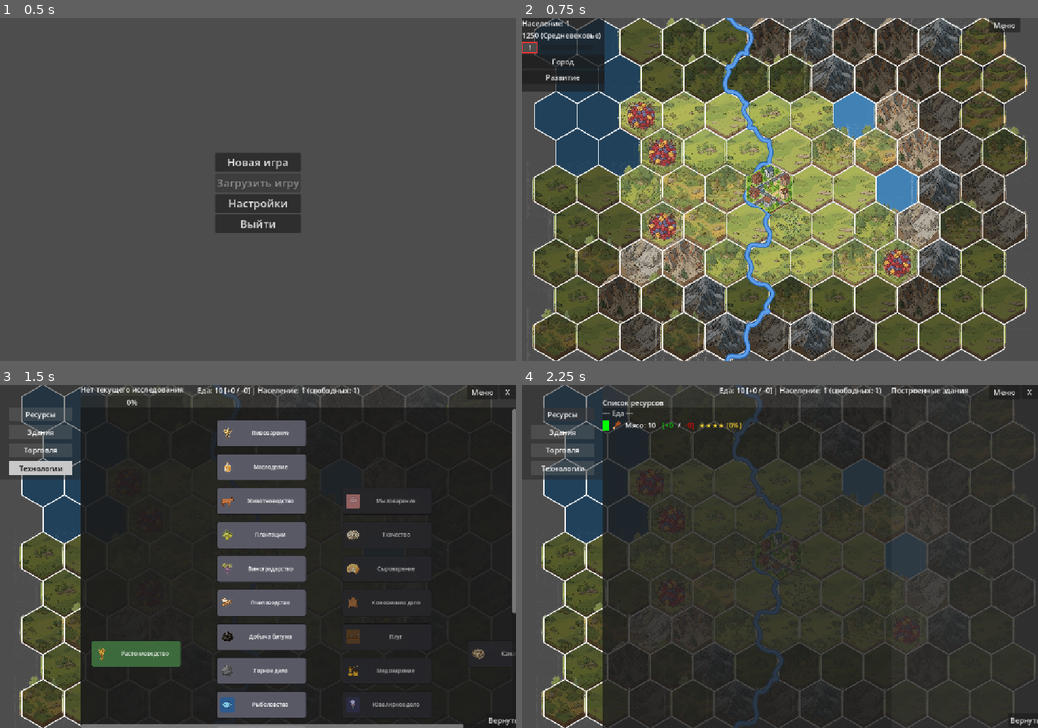
Above: before the commit, frames 1-4 (two rows, left to right).
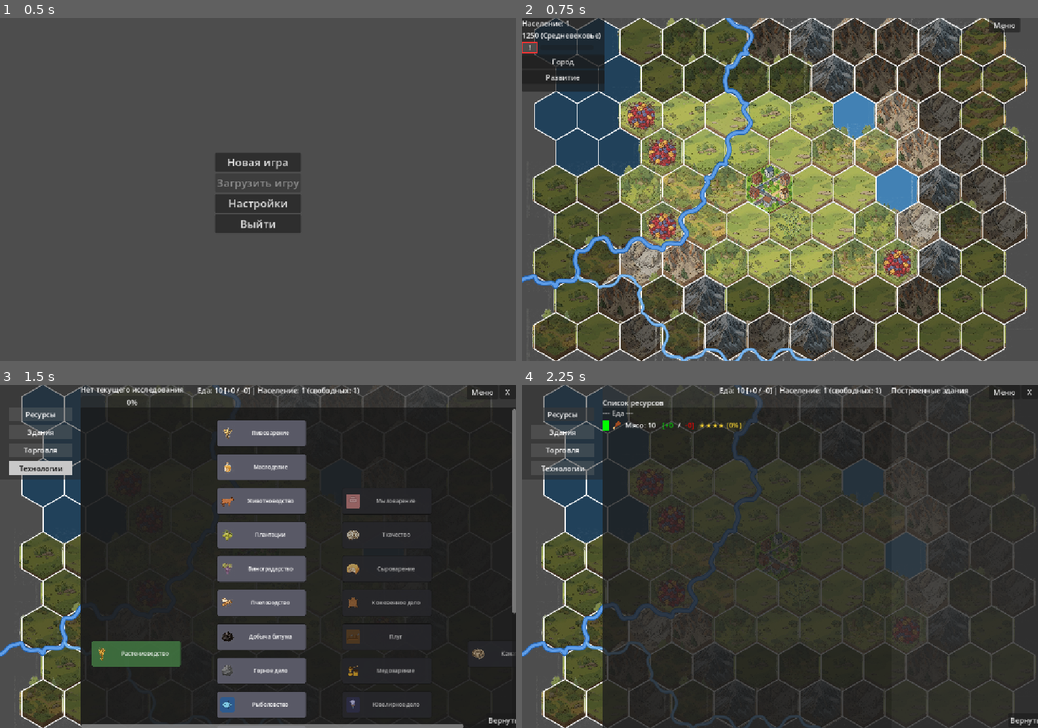
Above: after the commit, the same moments.

Repository: Night-Pryanik/The-City
Game: Godot game, scene res://scenes/main_menu.tscn
The game is run twice, just before and just after one commit, with the same random seed, the same clock (stepped at 60 frames per second) and the same inputs.
Inputs (mouse positions are in pixels of both pictures, inside the frame that each line leads up to):
- Up to frame 1 (0.5 s): no input
- Up to frame 2 (0.75 s): click "Новая игра" at 0.5 s
- Up to frame 3 (1.5 s): click (10, 415) at 1.25 s
- Up to frame 4 (2.25 s): click "Ресурсы" at 2 s

Frame 1 is identical in both runs. In frame 2, 2.8% of the frame differs, in the area x 0-57%, y 0-100%; in frame 3, 0.4%; in frame 4, 1.8%.

Commit message:
Оптимизация генерации рек

Diff:
--- a/scripts/main_map.gd
+++ b/scripts/main_map.gd
@@ -439,7 +439,7 @@
             region_start_row, region_end_row, region_start_col, region_end_col)
     print("этап generate_rivers: ", Time.get_ticks_msec() - t_rivers, " ms")
     var t_river_edges = Time.get_ticks_msec()
-    river_manager.mark_river_edges(tile_data, map_rows, map_cols, HEX_RADIUS)
+    river_manager.mark_river_edges(tile_data, map_rows, map_cols, HEX_RADIUS, river_manager.get_cached_graph())
     print("этап mark_river_edges: ", Time.get_ticks_msec() - t_river_edges, " ms")
 
 func _ensure_city_valid_terrain() -> void:
--- a/scripts/river_manager.gd
+++ b/scripts/river_manager.gd
@@ -42,6 +42,74 @@
 var main_rivers: Array = [] # Только главные реки (исток в горах, устье в озере)
 var tributaries: Array = [] # Только притоки (впадают в главные реки или другие притоки)
 
+# Последний построенный граф вершин. Используется повторно в mark_river_edges(),
+# чтобы не строить граф (тысячи вершин) дважды за одну генерацию карты.
+var _cached_graph: Dictionary = {}
+
+
+# -------------------------------------------------------
+# Минимальная бинарная куча (priority queue) для A*.
+# push/pop за O(log n) вместо sort_custom + pop_front за O(n log n) на шаг.
+# -------------------------------------------------------
+class PriorityQueue:
+    var _keys: Array = []
+    var _priorities: Array = []
+
+    func push(key: String, priority: float) -> void:
+        _keys.append(key)
+        _priorities.append(priority)
+        _sift_up(_keys.size() - 1)
+
+    func pop_min() -> String:
+        if _keys.is_empty():
+            return ""
+        var top: String = _keys[0]
+        var last_idx: int = _keys.size() - 1
+        _keys[0] = _keys[last_idx]
+        _priorities[0] = _priorities[last_idx]
+        _keys.resize(last_idx)
+        _priorities.resize(last_idx)
+        if _keys.size() > 1:
+            _sift_down(0)
+        return top
+
+    func is_empty() -> bool:
+        return _keys.is_empty()
+
+    func _sift_up(idx: int) -> void:
+        while idx > 0:
+            var parent: int = (idx - 1) >> 1
+            if _priorities[idx] < _priorities[parent]:
+                var tk: String = _keys[idx]
+                _keys[idx] = _keys[parent]
+                _keys[parent] = tk
+                var tp: float = _priorities[idx]
+                _priorities[idx] = _priorities[parent]
+                _priorities[parent] = tp
+                idx = parent
+            else:
+                break
+
+    func _sift_down(idx: int) -> void:
+        var size: int = _keys.size()
+        while true:
+            var left: int = idx * 2 + 1
+            var right: int = left + 1
+            var smallest: int = idx
+            if left < size and _priorities[left] < _priorities[smallest]:
+                smallest = left
+            if right < size and _priorities[right] < _priorities[smallest]:
+                smallest = right
+            if smallest == idx:
+                break
+            var tk: String = _keys[idx]
+            _keys[idx] = _keys[smallest]
+            _keys[smallest] = tk
+            var tp: float = _priorities[idx]
+            _priorities[idx] = _priorities[smallest]
+            _priorities[smallest] = tp
+            idx = smallest
+
 
 # -------------------------------------------------------
 # Главный метод: генерирует речную систему на карте.
@@ -56,7 +124,13 @@
     if rows < 3 or cols < 3:
         return
 
-    var graph = _build_vertex_graph(rows, cols, radius)
+    # Гексы, которые касаются озёр (озёрные гексы и их соседи).
+    # Строятся ДО графа, чтобы флаги запрещённых рёбер были предвычислены
+    # в самом графе (проверка O(1) во время A* вместо O(гексы^2) на соседа).
+    var lake_adjacent_hexes = _build_lake_adjacent_hexes(tile_data, rows, cols)
+
+    var graph = _build_vertex_graph(rows, cols, radius, lake_adjacent_hexes)
+    _cached_graph = graph
 
     # Кандидаты на истоки (горы) и устья главных рек (озёра).
     var mountain_vertices = _find_terrain_vertices(graph, tile_data, "mountain")
@@ -68,11 +142,6 @@
     if mountain_vertices.is_empty() or lake_vertices.is_empty():
         print("RIVER DEBUG: нет гор или озёр, выход")
         return
-
-    # Гексы, которые касаются озёр (озёрные гексы и их соседи).
-    # Реки не должны проходить по их РЁБРАМ (кроме последнего шага к устью),
-    # чтобы река не текла по берегу озера и была не ближе 1 гекса от него.
-    var lake_adjacent_hexes = _build_lake_adjacent_hexes(tile_data, rows, cols)
 
     # Параметры из конфигурации.
     var cfg: Dictionary = GameData.map_config
@@ -311,8 +380,9 @@
 # Возвращает true, если ребро (a_key -> b_key) принадлежит хотя бы одному
 # запрещённому гексу (озеро или его сосед).
 # -------------------------------------------------------
-func _edge_in_forbidden_hexes(a_key: String, b_key: String, graph: Dictionary, forbidden_hexes: Dictionary) -> bool:
-    var vertex_hexes: Dictionary = graph["hexes"]
+func _edge_in_forbidden_hexes(a_key: String, b_key: String, vertex_hexes: Dictionary, forbidden_hexes: Dictionary) -> bool:
+    if forbidden_hexes.is_empty():
+        return false
     if not vertex_hexes.has(a_key) or not vertex_hexes.has(b_key):
         return false
     var a_hexes = vertex_hexes[a_key]
@@ -408,8 +478,12 @@
 # -------------------------------------------------------
 # Строит "граф вершин": узлы = уникальные точки world-координат,
 # ребра = соединения через соседние вершины внутри гексов.
-# -------------------------------------------------------
-func _build_vertex_graph(rows: int, cols: int, radius: float) -> Dictionary:
+#
+# Оптимизация: флаг "forb" (ребро принадлежит запрещённому гексу у озера)
+# предвычисляется здесь ОДИН раз для всех рёбер, поэтому A* проверяет
+# запрет за O(1) на соседа вместо перебора гексов обеих вершин.
+# -------------------------------------------------------
+func _build_vertex_graph(rows: int, cols: int, radius: float, forbidden_hexes: Dictionary = {}) -> Dictionary:
     var vertex_positions: Dictionary = {} # key -> Vector2
     var vertex_hexes: Dictionary = {} # key -> Array of {row, col, vidx}
 
@@ -424,24 +498,36 @@
                 vertex_hexes[key].append({"row": row, "col": col, "vidx": vidx})
 
     # Граф соседства: для каждой вершины соседями являются
-    # вершины (vidx-1)%6 и (vidx+1)%6 в каждом гексе, содержащем вершину
+    # вершины (vidx-1)%6 и (vidx+1)%6 в каждом гексе, содержащем вершину.
+    # Представление — ПАРАЛЛЕЛЬНЫЕ МАССИВЫ (важно для скорости A*):
+    #   neighbors[vkey] = Array of String (ключи соседей)
+    #   forb_mask[vkey] = Array of bool  (true = ребро лежит в гексе у озера)
+    # Это даёт O(1) проверку запрещённого ребра без аллокации словаря на ребро.
     var neighbors: Dictionary = {}
+    var forb_mask: Dictionary = {}
+    var forbidden_empty := forbidden_hexes.is_empty()
     for vkey in vertex_positions.keys():
-        var nbrs: Dictionary = {}
+        var nbrs: Array = []
+        var forbs: Array = []
+        var nbr_set: Dictionary = {} # дедупликация соседей
         var hex_list = vertex_hexes[vkey]
         for hex_info in hex_list:
             for delta in [-1, 1]:
                 var nvi = (hex_info.vidx + delta) % 6
                 var npos = HexUtils.hex_vertex(hex_info.row, hex_info.col, nvi, radius)
                 var nkey = _vertex_key(npos)
-                if nkey != vkey:
-                    nbrs[nkey] = true
-        neighbors[vkey] = nbrs.keys()
+                if nkey != vkey and not nbr_set.has(nkey):
+                    nbr_set[nkey] = true
+                    nbrs.append(nkey)
+                    forbs.append(false if forbidden_empty else _edge_in_forbidden_hexes(vkey, nkey, vertex_hexes, forbidden_hexes))
+        neighbors[vkey] = nbrs
+        forb_mask[vkey] = forbs
 
     return {
         "positions": vertex_positions,
         "neighbors": neighbors,
-        "hexes": vertex_hexes
+        "hexes": vertex_hexes,
+        "forb": forb_mask
     }
 
 
@@ -458,15 +544,25 @@
 #
 # forbidden_keys — вершины, занятые другими реками (нельзя проходить,
 # кроме goal_key и merge_keys).
-# forbidden_hexes — гексы у озёр (озеро + соседи). Река не может проходить
-# по их РЁБРАМ, кроме последнего шага в устье/точку слияния. Чтобы река могла
-# войти в озеро, разрешается один шаг снаружи в вершину, соседнюю с устьем
-# (approach), после чего путь обязан завершиться в устье.
+# forbidden_hexes — гексы у озёр (озеро + соседи). Флаги запрещённых рёбер
+# предвычислены в графе (поле "forb" — параллельный массив bool).
+# Река не может проходить по РЁБРАМ у озёр, кроме последнего шага в устье/
+# точку слияния. Чтобы река могла войти в озеро, разрешается один шаг
+# снаружи в вершину, соседнюю с устьем (approach), после чего путь обязан
+# завершиться в устье.
 # merge_keys — вершины, на которых путь может закончиться (точки слияния).
+#
+# Ключевые оптимизации (замена sort_custom + pop_front исходного кода):
+#   - открытый список — бинарная куча (PriorityQueue): push/pop за O(log n);
+#   - in_heap + closed_set: устаревшие записи кучи пропускаются, куча не
+#     разрастается, каждая вершина обрабатывается ровно один раз;
+#   - проверка запрещённых рёбер — O(1) по предвычисленному флагу forb;
+#   - angle_to не требует нормализованных векторов — убраны normalized().
 # -------------------------------------------------------
 func _find_path_astar(start_key: String, goal_key: String, graph: Dictionary, forbidden_keys: Dictionary, max_turn_angle_deg: float, merge_keys: Dictionary = {}, forbidden_hexes: Dictionary = {}) -> Array:
     var vertex_positions: Dictionary = graph["positions"]
     var neighbors_map: Dictionary = graph["neighbors"]
+    var forb_mask: Dictionary = graph.get("forb", {})
 
     # Ограничиваем область поиска bbox-ом вокруг start и goal.
     # Это ускоряет A* в разы на больших картах, не меняя формат данных рек:
@@ -491,41 +587,53 @@
     # разрешён (один шаг), после чего путь обязан завершиться в устье.
     var approach_keys: Dictionary = {}
     approach_keys[goal_key] = true
-    for n in neighbors_map.get(goal_key, []):
+    var goal_nbrs: Array = neighbors_map.get(goal_key, [])
+    for n in goal_nbrs:
         approach_keys[n] = true
     for mk in merge_keys.keys():
         approach_keys[mk] = true
-        for n in neighbors_map.get(mk, []):
+        var mk_nbrs: Array = neighbors_map.get(mk, [])
+        for n in mk_nbrs:
             approach_keys[n] = true
 
-    var open_set: Array = [start_key]
+    var open_set = PriorityQueue.new()
+    open_set.push(start_key, _heuristic(start_key, goal_key, vertex_positions))
     var came_from: Dictionary = {}
     var g_score: Dictionary = {start_key: 0.0}
-    var f_score: Dictionary = {start_key: _heuristic(start_key, goal_key, vertex_positions)}
+    var closed_set: Dictionary = {}
+    var in_heap: Dictionary = {start_key: true}
+
+    var has_merge := not merge_keys.is_empty()
+    var has_forbidden := not forbidden_keys.is_empty()
+    var has_forb := not forb_mask.is_empty()
+    var max_angle_rad = deg_to_rad(max_turn_angle_deg)
+    var soft_angle_rad = deg_to_rad(max_turn_angle_deg + 30.0)
 
     while not open_set.is_empty():
-        # Извлекаем узел с минимальным f_score
-        open_set.sort_custom(func(a, b):
-            var fa = f_score.get(a, INF)
-            var fb = f_score.get(b, INF)
-            return fa < fb)
-        var current = open_set.pop_front()
-
-        if current == goal_key or merge_keys.has(current):
+        var current = open_set.pop_min()
+        # Ленивое удаление: пропускаем устаревшие записи кучи.
+        if not in_heap.has(current):
+            continue
+        in_heap.erase(current)
+        # closed_set — каждая вершина обрабатывается ровно один раз.
+        if closed_set.has(current):
+            continue
+        closed_set[current] = true
+
+        if current == goal_key or (has_merge and merge_keys.has(current)):
             return _reconstruct_path(came_from, current)
 
         var current_pos = vertex_positions[current]
         var dir = Vector2.ZERO
         if came_from.has(current):
-            var prev_key = came_from[current]
-            dir = (current_pos - vertex_positions[prev_key]).normalized()
+            dir = current_pos - vertex_positions[came_from[current]]
         else:
             # Для стартовой вершины направление к цели
-            dir = (vertex_positions[goal_key] - current_pos).normalized()
+            dir = vertex_positions[goal_key] - current_pos
 
         # Соседи:
         # 1) Запрещены вершины, занятые другими реками (кроме устья/слияния).
-        # 2) Запрещены рёбра, принадлежащие гексам у озёр, КРОМЕ:
+        # 2) Запрещены рёбра с флагом forb, КРОМЕ:
         #    - последнего шага в устье/точку слияния;
         #    - одного шага снаружи в approach-вершину (чтобы войти в озеро).
         #    Переход между двумя approach-вершинами запрещён — это предотвращает
@@ -533,10 +641,13 @@
         # Отбрасываем соседей за пределами bbox — это и есть основное ускорение.
         var current_is_approach = approach_keys.has(current)
         var candidates: Array = []
-        for n in neighbors_map[current]:
-            if forbidden_keys.has(n) and n != goal_key and not merge_keys.has(n):
+        var current_nbrs: Array = neighbors_map[current]
+        var current_forbs: Array = forb_mask.get(current, [])
+        for i in range(current_nbrs.size()):
+            var n: String = current_nbrs[i]
+            if has_forbidden and forbidden_keys.has(n) and n != goal_key and not merge_keys.has(n):
                 continue
-            if _edge_in_forbidden_hexes(current, n, graph, forbidden_hexes):
+            if has_forb and i < current_forbs.size() and current_forbs[i]:
                 if n == goal_key or merge_keys.has(n):
                     pass # последний шаг в устье/слияние разрешён
                 elif approach_keys.has(n) and not current_is_approach:
@@ -549,20 +660,20 @@
             candidates.append(n)
 
         # Фильтруем по углу
-        var valid: Array = _filter_by_angle(candidates, current_pos, dir, vertex_positions, max_turn_angle_deg)
+        var valid: Array = _filter_by_angle(candidates, current_pos, dir, vertex_positions, max_angle_rad)
         if valid.is_empty():
-            valid = _filter_by_angle(candidates, current_pos, dir, vertex_positions, max_turn_angle_deg + 30.0)
+            valid = _filter_by_angle(candidates, current_pos, dir, vertex_positions, soft_angle_rad)
             if valid.is_empty():
                 continue
 
+        var g_current = g_score[current]
         for neighbor in valid:
-            var tentative_g = g_score[current] + current_pos.distance_to(vertex_positions[neighbor])
+            var tentative_g = g_current + current_pos.distance_to(vertex_positions[neighbor])
             if tentative_g < g_score.get(neighbor, INF):
                 came_from[neighbor] = current
                 g_score[neighbor] = tentative_g
-                f_score[neighbor] = tentative_g + _heuristic(neighbor, goal_key, vertex_positions)
-                if neighbor not in open_set:
-                    open_set.append(neighbor)
+                open_set.push(neighbor, tentative_g + _heuristic(neighbor, goal_key, vertex_positions))
+                in_heap[neighbor] = true
 
     return []
 
@@ -575,33 +686,28 @@
     var total_path: Array = [current]
     while came_from.has(current):
         current = came_from[current]
-        total_path.push_front(current)
+        total_path.append(current)
+    total_path.reverse()
     return total_path
 
 
 # -------------------------------------------------------
-# Фильтрует кандидатов по углу поворота относительно dir
+# Фильтрует кандидатов по углу поворота относительно dir.
+# max_angle_rad передаётся в радианах (вычисляется один раз в A*).
+# angle_to не требует нормализованных векторов — normalized() не нужен.
 # -------------------------------------------------------
 func _filter_by_angle(candidates: Array, current_pos: Vector2, dir: Vector2,
-        vertex_positions: Dictionary, max_angle_deg: float) -> Array:
+        vertex_positions: Dictionary, max_angle_rad: float) -> Array:
     var valid: Array = []
-    var max_angle_rad = deg_to_rad(max_angle_deg)
     for n in candidates:
-        var ndir = (vertex_positions[n] - current_pos).normalized()
-        var angle = abs(_signed_angle(dir, ndir))
+        var ndir = vertex_positions[n] - current_pos
+        var angle = abs(ndir.angle_to(dir))
         if angle <= max_angle_rad + 0.02:
             valid.append(n)
     return valid
 
 
 # -------------------------------------------------------
-# Знаковый угол между двумя векторами (в радианах, [-PI, PI])
-# -------------------------------------------------------
-func _signed_angle(a: Vector2, b: Vector2) -> float:
-    return a.angle_to(b)
-
-
-# -------------------------------------------------------
 # Возвращает список рек (массив точек) — для рендеринга и сохранения
 # -------------------------------------------------------
 func get_rivers() -> Array:
@@ -620,6 +726,14 @@
 # -------------------------------------------------------
 func get_tributaries() -> Array:
     return tributaries
+
+
+# -------------------------------------------------------
+# Возвращает последний построенный граф вершин (для повторного
+# использования в mark_river_edges без повторного построения).
+# -------------------------------------------------------
+func get_cached_graph() -> Dictionary:
+    return _cached_graph
 
 
 # -------------------------------------------------------
@@ -685,12 +799,16 @@
         result.append(river)
     return result
 
-func mark_river_edges(tile_data: Array, rows: int, cols: int, radius: float) -> void:
+# Помечает рёбра рек в данных гексов.
+# graph — опциональный готовый граф (из get_cached_graph()); если не передан
+# или пуст — граф строится заново. Это убирает двойное построение графа
+# (тысячи вершин) при генерации новой карты.
+func mark_river_edges(tile_data: Array, rows: int, cols: int, radius: float, graph: Dictionary = {}) -> void:
     if tile_data == null or tile_data.size() == 0:
         return
 
-    var graph = _build_vertex_graph(rows, cols, radius)
-    var vertex_hexes = graph["hexes"]
+    var use_graph = graph if not graph.is_empty() else _build_vertex_graph(rows, cols, radius)
+    var vertex_hexes = use_graph["hexes"]
 
     # Очистим существующие river_edges, если они есть
     for row in range(rows):
